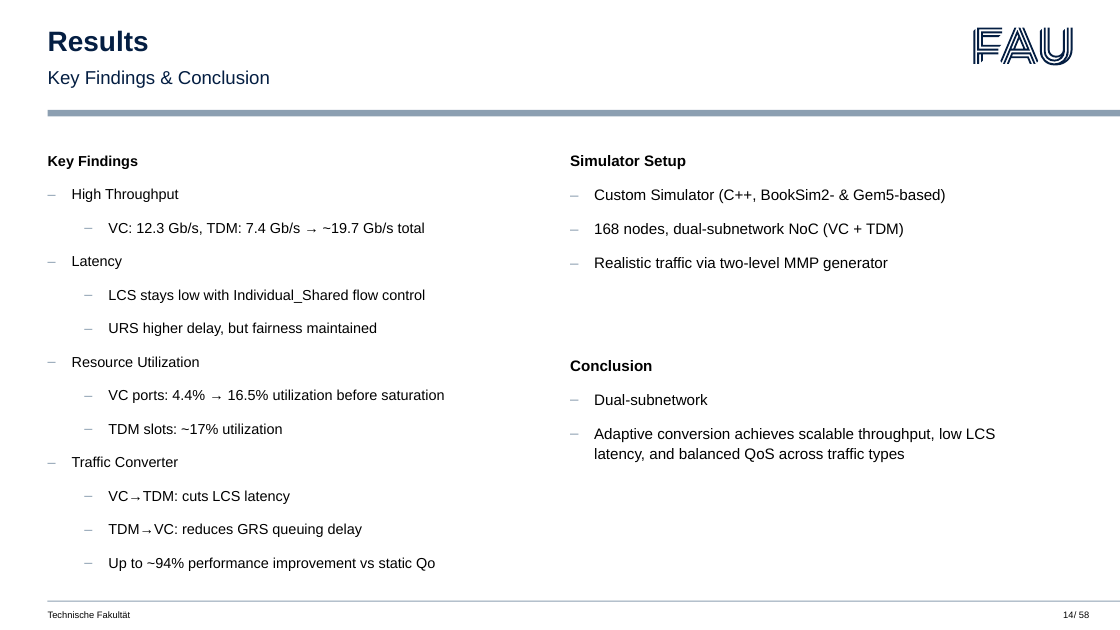
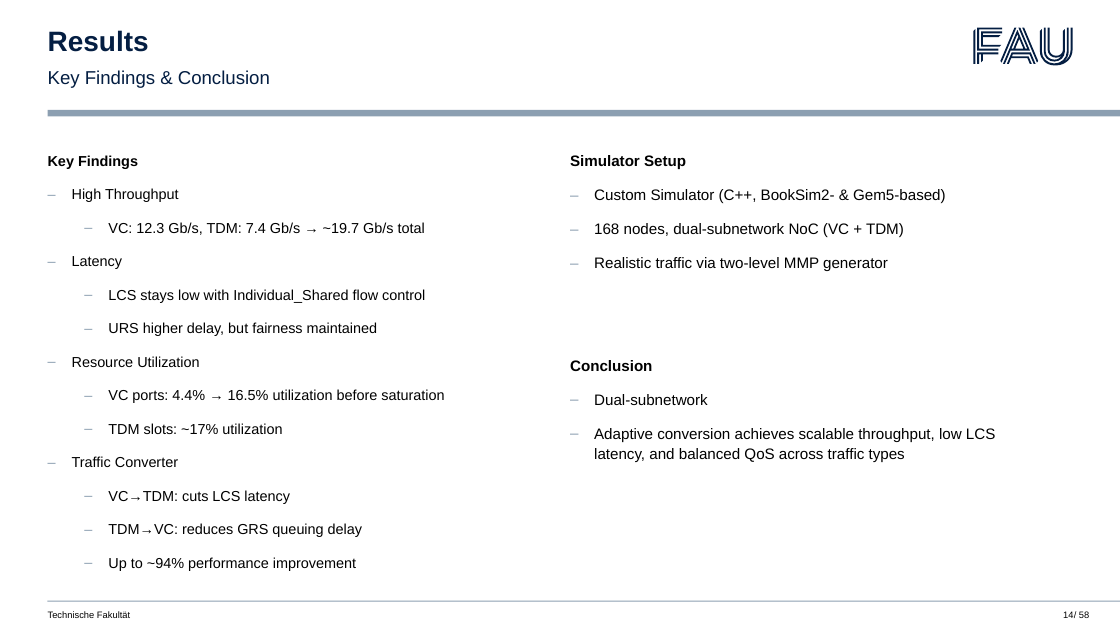
Before and after one commit to daschdy/NeuRa, a slide deck: slide 14 of presentation/Präsentation_NeuRa.pptx. Drawn at 1120x630 pixels with LibreOffice and Linux fonts; fonts in the diff are those of the drawing; background and template pictures are left out. Boxes give left, top, right and bottom in pixels: in the first picture for what was removed or moved away, otherwise in the second. Text is boxed around its words. In the diff, an @@ line names an element or a change of style, - is before the commit and + after.

```diff
--- a/presentation/Präsentation_NeuRa.pptx
+++ b/presentation/Präsentation_NeuRa.pptx
@@ text at box(108, 557, 356, 571): text changed @@
-  – Up to ~94% performance improvement vs static Qo
+  – Up to ~94% performance improvement
```
Also in this commit, not shown: 6 other slides changed.
